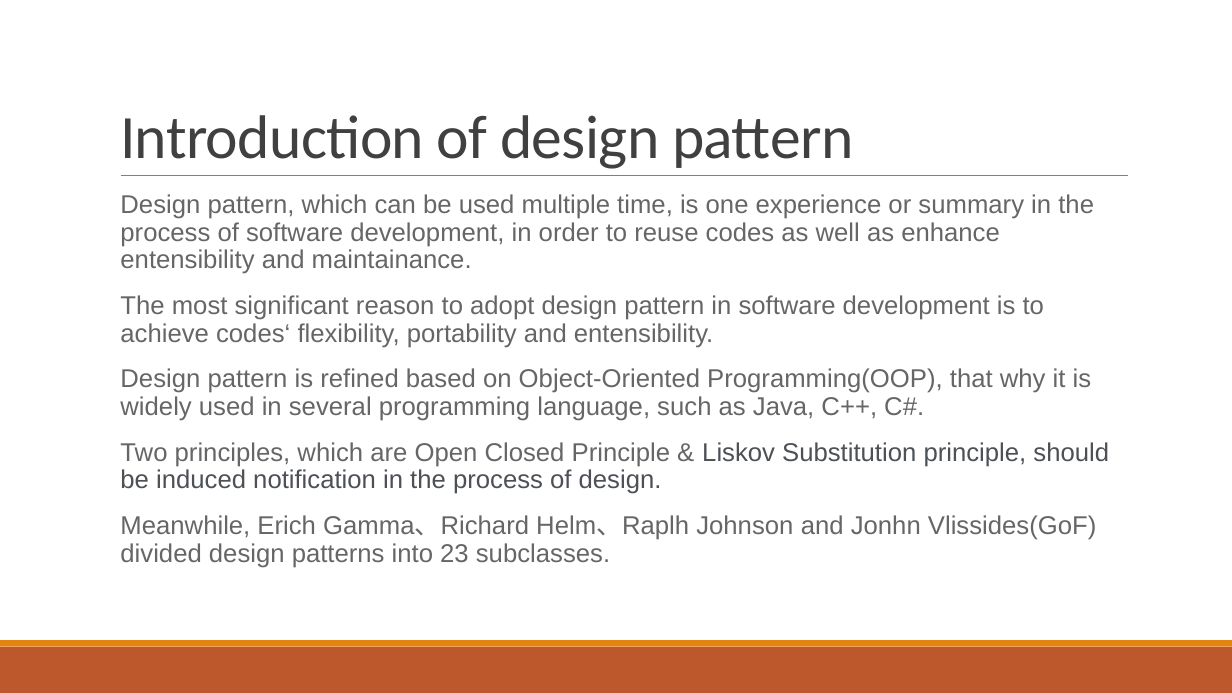
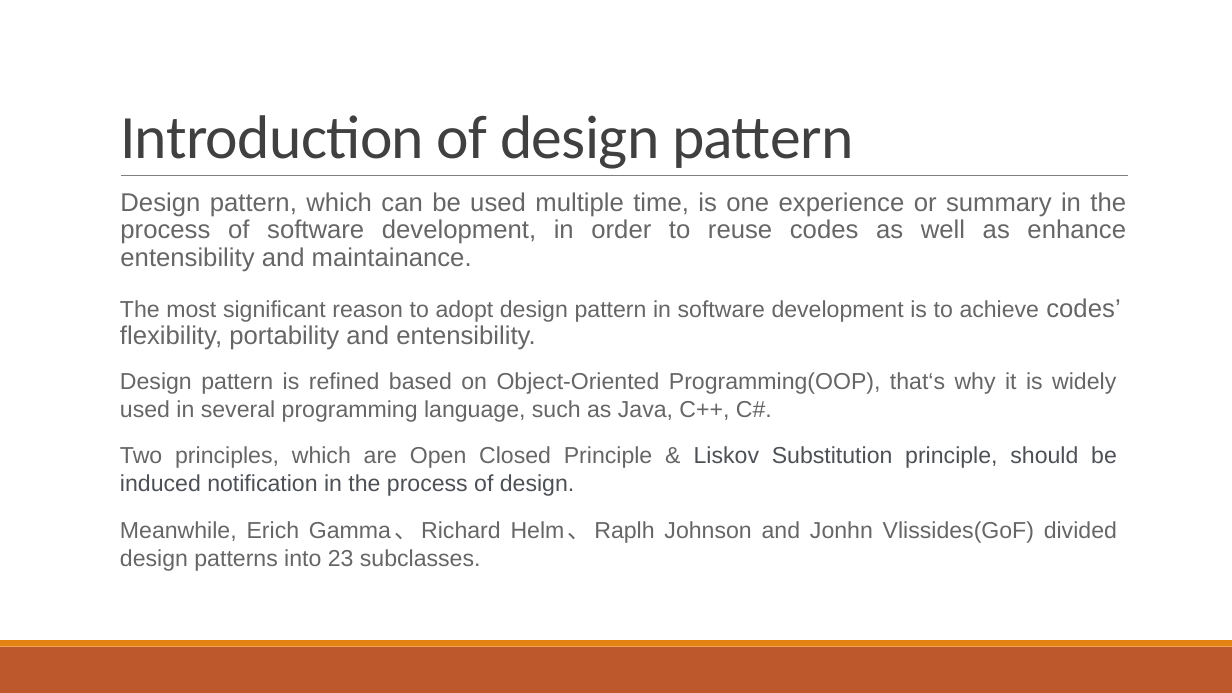
Before and after one commit to yukun093/observerPattern, a slide deck: slide 4 of observerPattern.pptx (slide 3 before the commit). Drawn at 1232x693 pixels with LibreOffice and Linux fonts; fonts in the diff are those of the drawing. Boxes give left, top, right and bottom in pixels: in the first picture for what was removed or moved away, otherwise in the second. Text is boxed around its words. In the diff, an @@ line names an element or a change of style, - is before the commit and + after.

Commit message:
update presentation file

```diff
--- a/observerPattern.pptx
+++ b/observerPattern.pptx
@@ text "Design pattern, which can be ..." at box(120, 192, 1126, 272): alignment left to justified @@
@@ text at box(120, 295, 1109, 568): paragraphs removed @@
-The most significant reason to adopt design pattern in software development is to achieve codes‘ flexibility, portability and entensibility.
-Design pattern is refined based on Object-Oriented Programming(OOP), that why it is widely used in several programming language, such as Java, C++, C#.
-Two principles, which are Open Closed Principle & Liskov Substitution principle, should be induced notification in the process of design.
-Meanwhile, Erich Gamma、Richard Helm、Raplh Johnson and Jonhn Vlissides(GoF) divided design patterns into 23 subclasses.
@@ text added at box(120, 298, 1120, 350), 18 pt, text #666666 @@
+The most significant reason to adopt design pattern in software development is to achieve codes’ flexibility, portability and entensibility.
@@ text added at box(120, 372, 1116, 422), 18 pt, text #666666 @@
+Design pattern is refined based on Object-Oriented Programming(OOP), that‘s why it is widely used in several programming language, such as Java, C++, C#.
@@ text added at box(120, 446, 1117, 496), 18 pt, text #4D5156 @@
+Two principles, which are Open Closed Principle & Liskov Substitution principle, should be induced notification in the process of design.
@@ text added at box(120, 521, 1117, 571), 18 pt, text #666666 @@
+Meanwhile, Erich Gamma、Richard Helm、Raplh Johnson and Jonhn Vlissides(GoF) divided design patterns into 23 subclasses.
```
Also in this commit, not shown: 8 other slides changed, 9 slides added, 2 slides removed.
